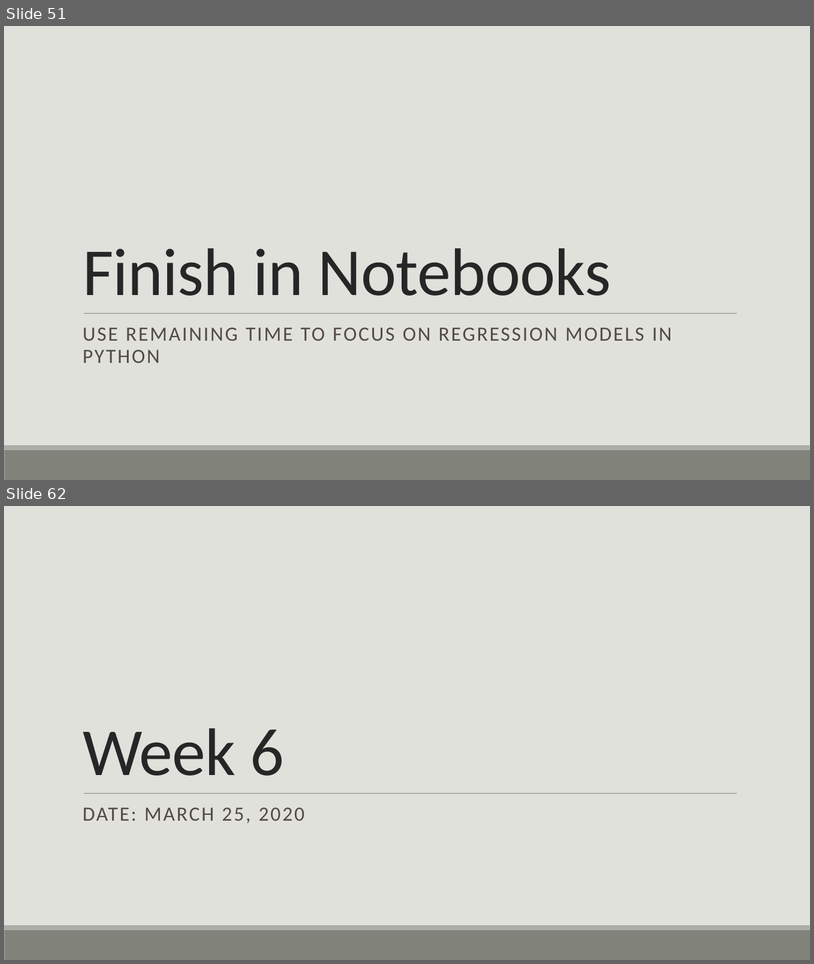
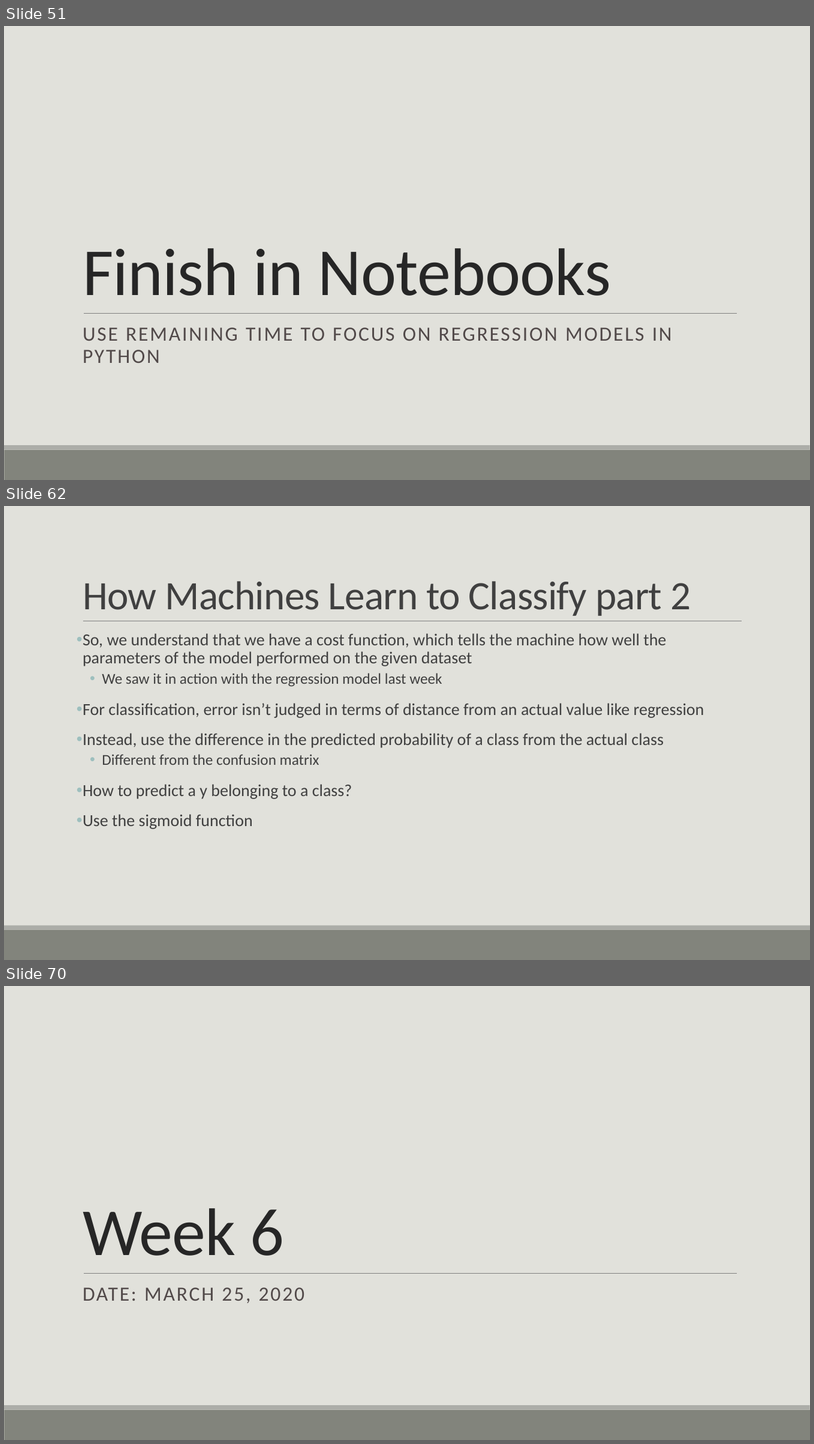
Before and after one commit to casey-whorton-waynestate/public-course-content, a slide deck: Wayne State Course.pptx. Shown one above the other, each under a label of ours: slides 51 and 62 before the commit, slides 51, 62 and 70 after it; the slides between them are not shown. The pictures are 814x964 and 814x1444 pixels, drawn with LibreOffice and Linux fonts; fonts in the diff are those of the drawing. Boxes give left, top, right and bottom in pixels: in the first picture for what was removed or moved away, otherwise in the second. Text is boxed around its words. In the diff, an @@ line names an element or a change of style, - is before the commit and + after.

```diff
--- a/Wayne State Course.pptx
+++ b/Wayne State Course.pptx
@@ slide 62 added at <box>4,506,810,960</box>, background #E1E1DB; not listed: 2 template elements that a slide beside it also shows @@
@@ title added at <box>83,581,691,616</box>, 48 pt, text #404040 @@
+How Machines Learn to Classify part 2
@@ line added from (83, 621) to (743, 621), #808080 0.5 pt @@
@@ text added at <box>83,633,705,829</box>, 20 pt, text #404040 @@
+• So, we understand that we have a cost function, which tells the machine how well the parameters of the model performed on the given dataset
+  • We saw it in action with the regression model last week
+• For classification, error isn’t judged in terms of distance from an actual value like regression
+• Instead, use the difference in the predicted probability of a class from the actual class
+  • Different from the confusion matrix
+• How to predict a y belonging to a class?
+• Use the sigmoid function
@@ what was slide 62 is now slide 70 @@
```
Also in this commit, not shown: 5 slides changed, 13 other slides added, 6 slides removed.
